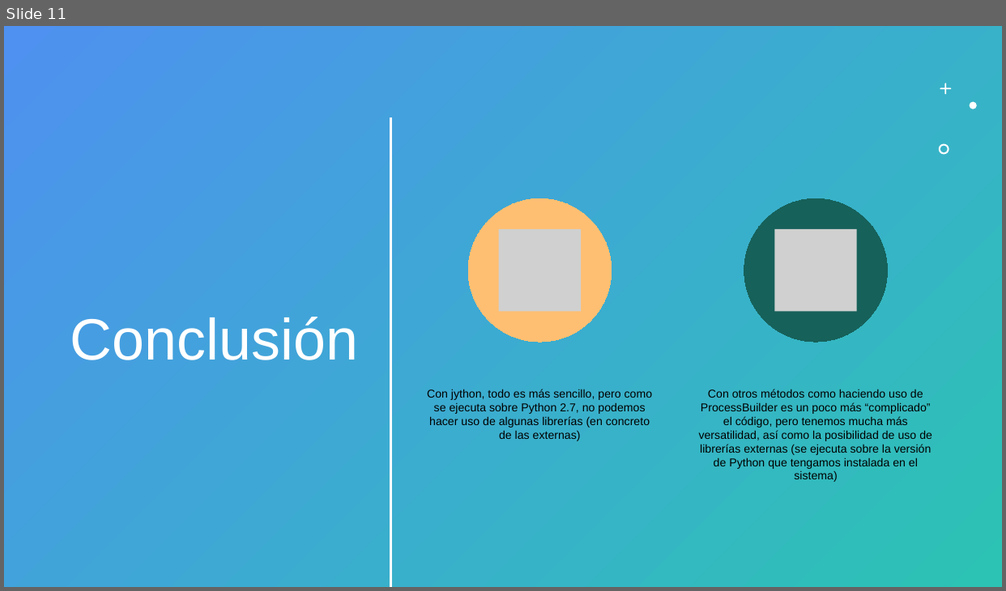
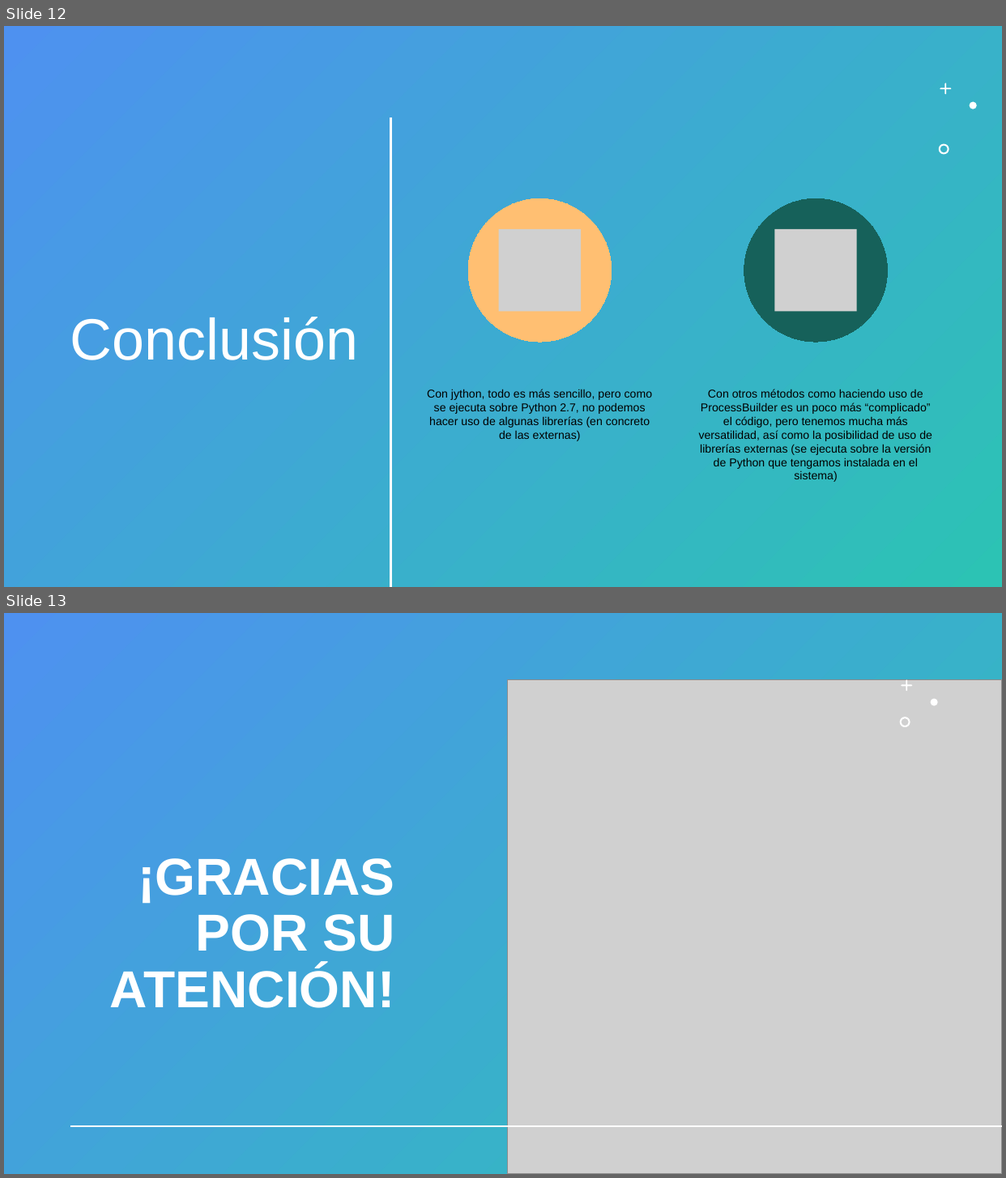
Before and after one commit to MissiegoBeats/JaPy, a slide deck: JaPy-ES.pptx. Shown one above the other, each under a label of ours: slide 11 before the commit, slides 12 and 13 after it. The pictures are 1006x591 and 1006x1178 pixels, drawn with LibreOffice and Linux fonts; fonts in the diff are those of the drawing; grey boxes stand for pictures. Boxes give left, top, right and bottom in pixels: in the first picture for what was removed or moved away, otherwise in the second. Text is boxed around its words. In the diff, an @@ line names an element or a change of style, - is before the commit and + after.

```diff
--- a/JaPy-ES.pptx
+++ b/JaPy-ES.pptx
@@ slide 13 added at box(4, 613, 1002, 1174), background #FFFFFF; not listed: 1 template element that a slide beside it also shows @@
@@ rectangle added at box(4, 613, 1002, 1174), fill gradient #4E91F0 to #2CC3B4 @@
@@ picture added at box(507, 679, 1002, 1174) @@
@@ freeform shape added at box(901, 679, 912, 691), fill #FFFFFF @@
@@ line added from (62, 705) to (62, 1174), #2CC3B4 2 pt @@
@@ freeform shape added at box(931, 698, 938, 706), fill #FFFFFF @@
@@ freeform shape added at box(900, 717, 910, 727), fill #FFFFFF @@
@@ title added at box(110, 858, 395, 1008), 50 pt, text #FFFFFF, bold @@
+¡GRACIAS POR SU ATENCIÓN!
@@ line added from (1001, 1127) to (72, 1127), #FFFFFF 2 pt @@
@@ what was slide 11 is now slide 12 @@
```
Also in this commit, not shown: 1 slide changed, 1 other slide added.
